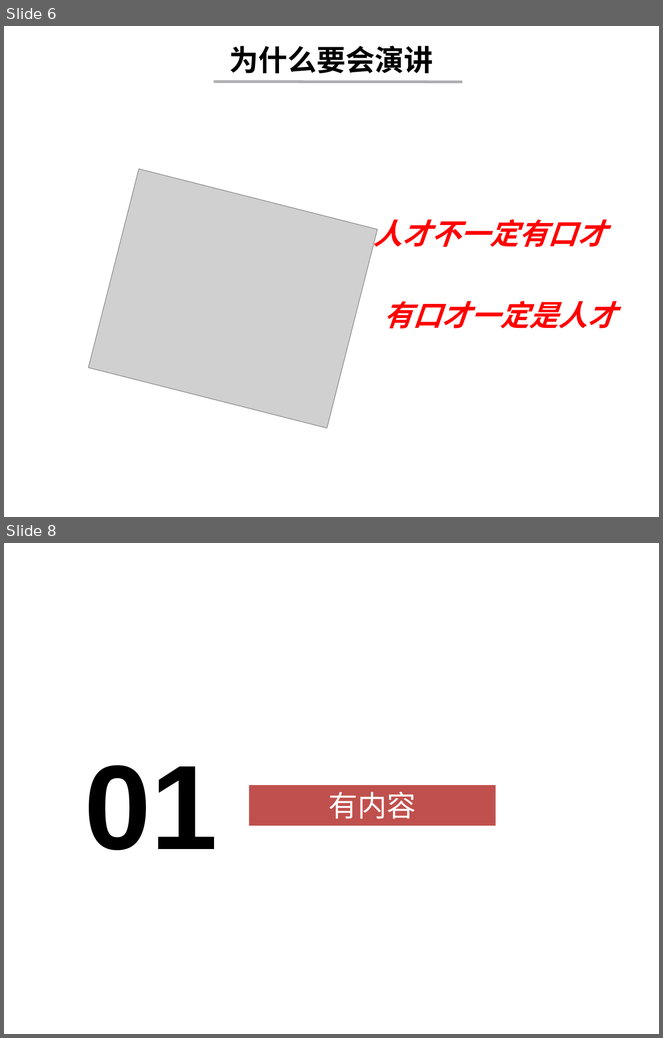
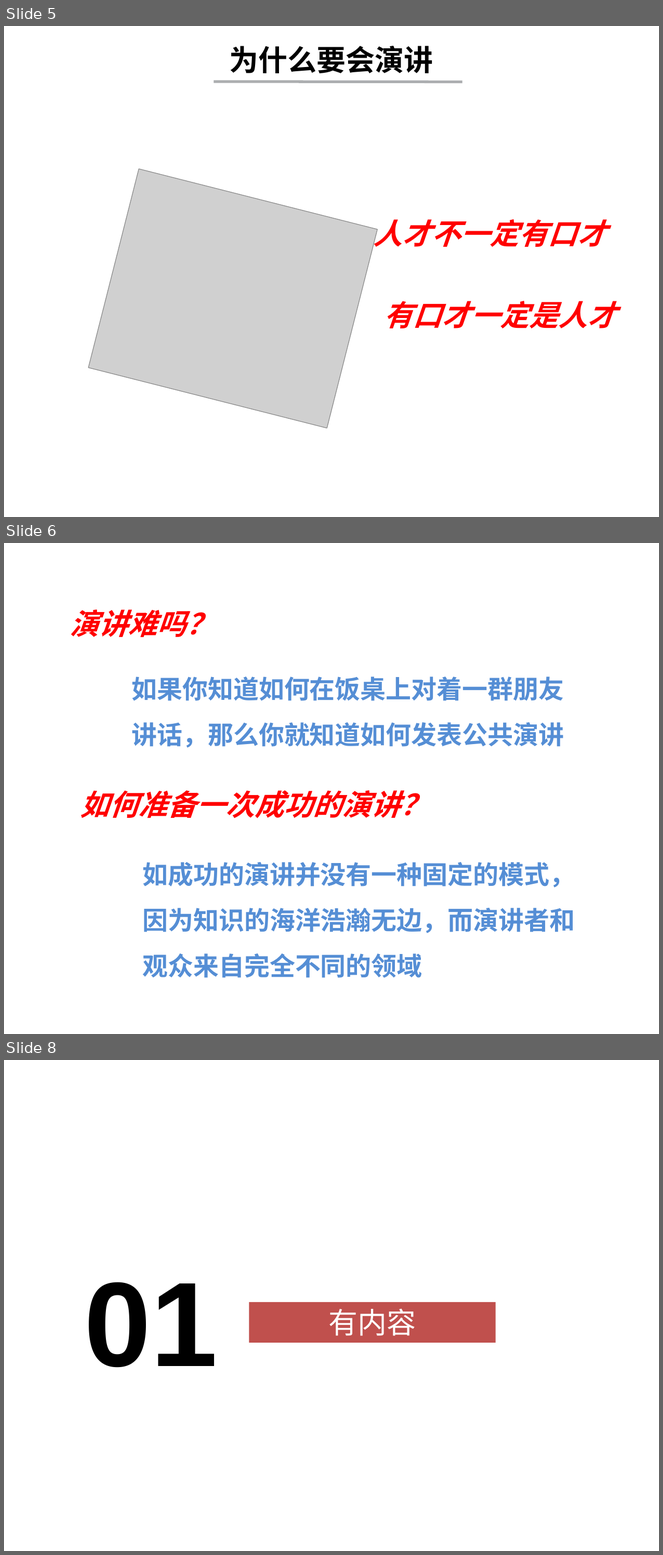
Before and after one commit to EricTop3/TED-TALKS-EricLiu, a slide deck: TED演讲的力量（ERIC）.pptx. Shown one above the other, each under a label of ours: slides 6 and 8 before the commit, slides 5, 6 and 8 after it; the slides between them are not shown. The pictures are 663x1038 and 663x1555 pixels, drawn with LibreOffice and Linux fonts; fonts in the diff are those of the drawing; grey boxes stand for pictures. Boxes give left, top, right and bottom in pixels: in the first picture for what was removed or moved away, otherwise in the second. Text is boxed around its words. In the diff, an @@ line names an element or a change of style, - is before the commit and + after.

```diff
--- a/TED演讲的力量（ERIC）.pptx
+++ b/TED演讲的力量（ERIC）.pptx
@@ slide 6 added at [4, 543, 659, 1034], background #FFFFFF @@
@@ text added at [70, 610, 215, 637], 32 pt, text #FF0000, bold, italic @@
+演讲难吗？
@@ rectangle added at [5, 666, 76, 723], fill #FFFFFF at 60% opacity @@
@@ rectangle added at [125, 654, 595, 753], outline #FFFFFF 3 pt, 28 pt, text #558ED5, bold @@
+如果你知道如何在饭桌上对着一群朋友讲话，那么你就知道如何发表公共演讲
@@ rectangle added at [5, 789, 76, 846], fill #FFFFFF at 60% opacity @@
@@ text added at [80, 791, 429, 819], 32 pt, text #FF0000, bold, italic @@
+如何准备一次成功的演讲？
@@ rectangle added at [6, 850, 77, 906], fill #FFFFFF at 60% opacity @@
@@ rectangle added at [137, 840, 606, 986], outline #FFFFFF 3 pt, 28 pt, text #558ED5, bold @@
+如成功的演讲并没有一种固定的模式，因为知识的海洋浩瀚无边，而演讲者和观众来自完全不同的领域
@@ rectangle added at [5, 911, 76, 968], fill #FFFFFF at 60% opacity @@
@@ what was slide 6 is now slide 5 @@
```
Also in this commit, not shown: 5 slides changed, 1 slide removed.
